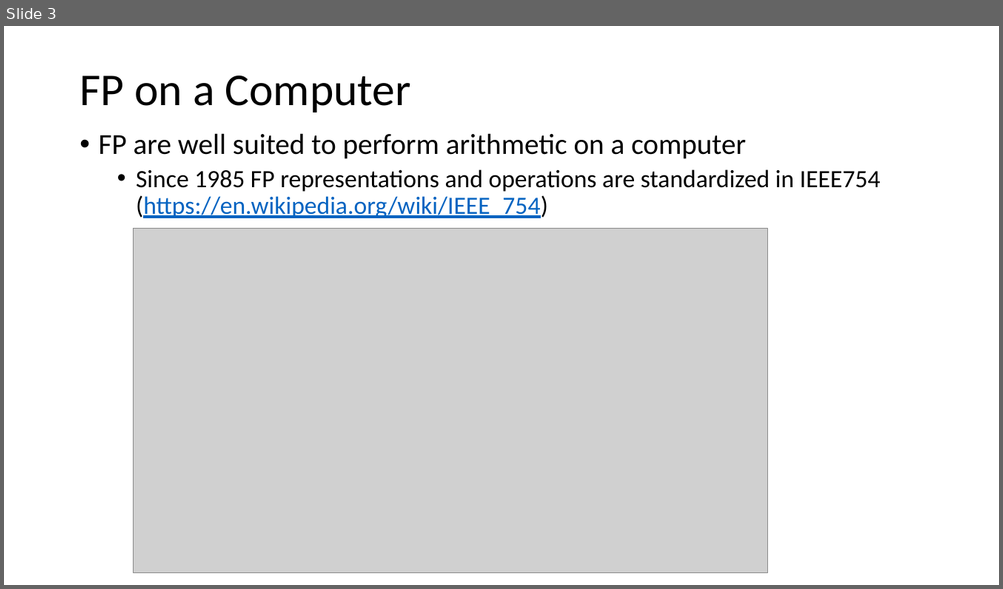
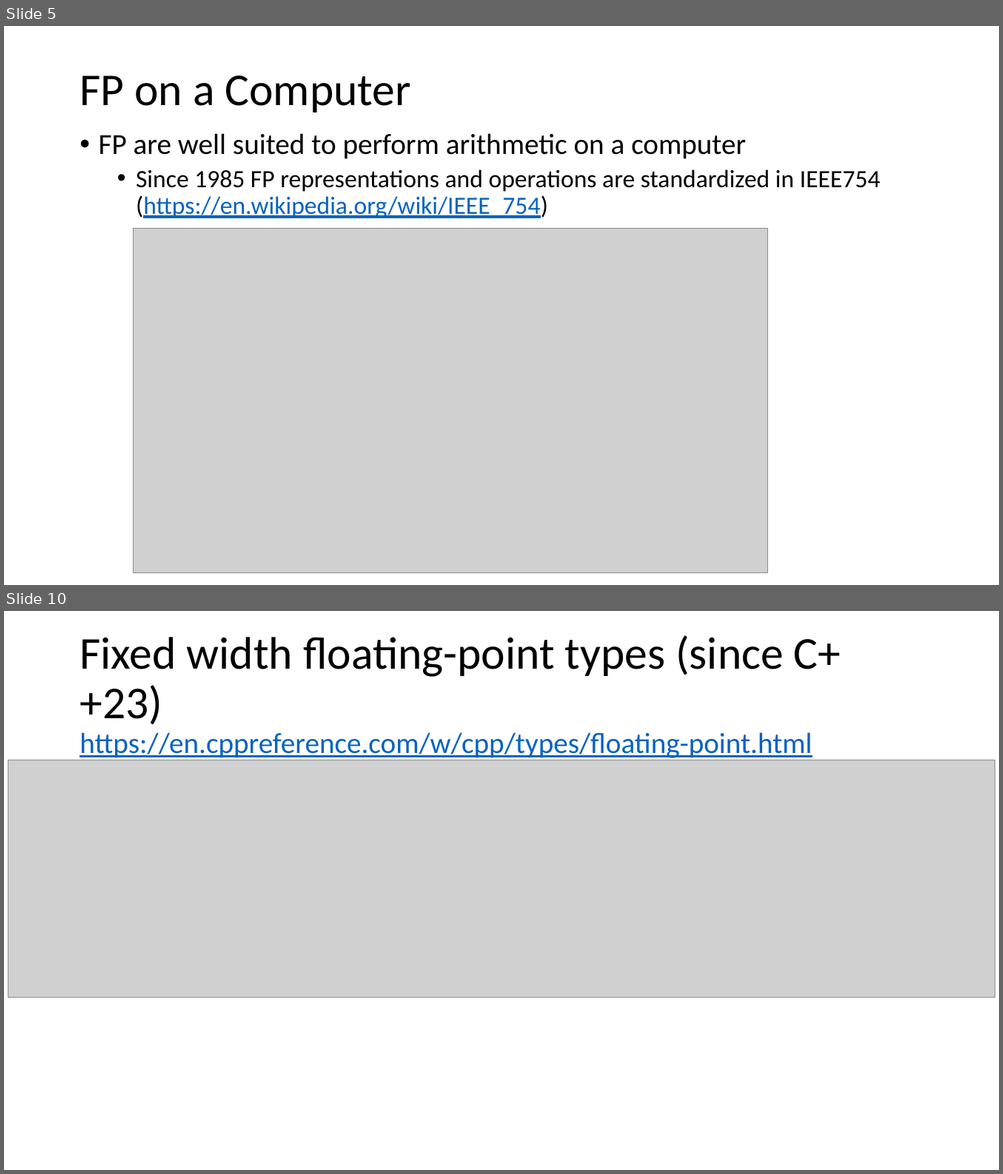
Before and after one commit to VinInn/FPCourse, a slide deck: Slides/FPforScientist.pptx. Shown one above the other, each under a label of ours: slide 3 before the commit, slides 5 and 10 after it; the slides between them are not shown. The pictures are 1003x589 and 1003x1174 pixels, drawn with LibreOffice and Linux fonts; fonts in the diff are those of the drawing; grey boxes stand for pictures. Boxes give left, top, right and bottom in pixels: in the first picture for what was removed or moved away, otherwise in the second. Text is boxed around its words. In the diff, an @@ line names an element or a change of style, - is before the commit and + after.

```diff
--- a/Slides/FPforScientist.pptx
+++ b/Slides/FPforScientist.pptx
@@ slide 10 added at [4, 611, 999, 1170], background #FFFFFF @@
@@ title added at [79, 635, 841, 760], 28 pt, text #0563C1, underline @@
+Fixed width floating-point types (since C++23)
+https://en.cppreference.com/w/cpp/types/floating-point.html
@@ picture added at [8, 760, 995, 997] @@
@@ what was slide 3 is now slide 5 @@
```
Also in this commit, not shown: 1 slide changed, 5 other slides added.
